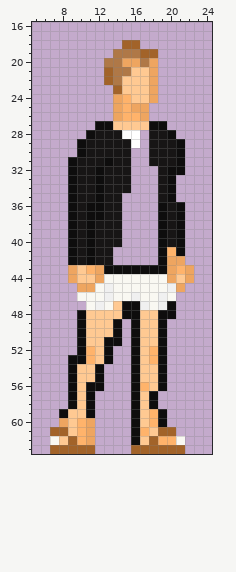
One commit to this pixel-art sprite: .venv/images/characters/filip/idle/tile000.png. The picture above is the old version.
The file is 32x64 pixels. Shown: x 5..24, y 16..63.
Once edited:
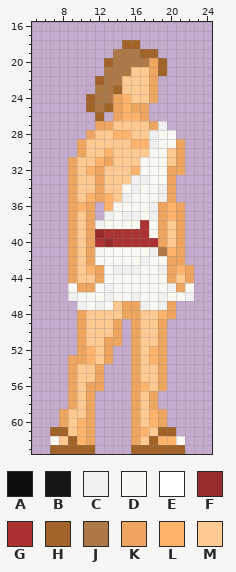
Palette (. is transparent): A #0e0d0d  B #171515  C #f0f0f0  D #f9f8f2  E #ffffff  F #982b2b  G #ac3232  H #a26329  J #af7847  K #eea560  L #ffb36b  M #ffc992
Edits made:
Changed rows in their new state; - is an unchanged pixel.
first column x 8:
20 -----H-JJ--H---
21 -----J-----H---
22 ----HJ---------
23 ----JJ---------
24 ---HJJ---------
25 ---HJH---------
26 ----H----------
27 ----KK----KC---
28 ---KMMLLMMCDD--
29 --KMMMMMLLCDDK-
30 --KMMLMMMMDDMK-
31 -KMMLKMMMDDDMK-
32 -KMLKMMMLDDDKK-
33 -KMMKMMMCCDDK--
34 -KMMKMMDCDDCK--
35 -KMLKLMCDDDCK--
36 -KLK.LDDDDCKLK-
37 -KMK.CDCCDCKLK-
38 -KMKCDDDDGDKMK-
39 -KMKFGGGGGDKMK-
40 -KMKGFGGGGGKMK-
41 -KMKDDDDDDCJ-K-
42 -KMKDDDDDCDD---
43 -----DCCCDDC---
45 -D------------D
46 -C-----------DC
47 --C----KK---K--
48 --K----KK--LK--
49 --K---K-K--K---
50 --K---K-K--K---
51 --K--KK-K--K---
52 --K--K--K--K---
53 -KK--K--K--K---
54 -K--K---K--K---
55 -K--K---K--K---
56 -K-KK---K--K---
57 -K-K----K-K----
58 -K-K----K-K----
59 K--K----K--K---
60 --------K--K---
61 --------K------
62 --------K------
Where, in picture pixels (left, top, right, bottom), the same in both pictures:
changed: (59, 58, 194, 445)
